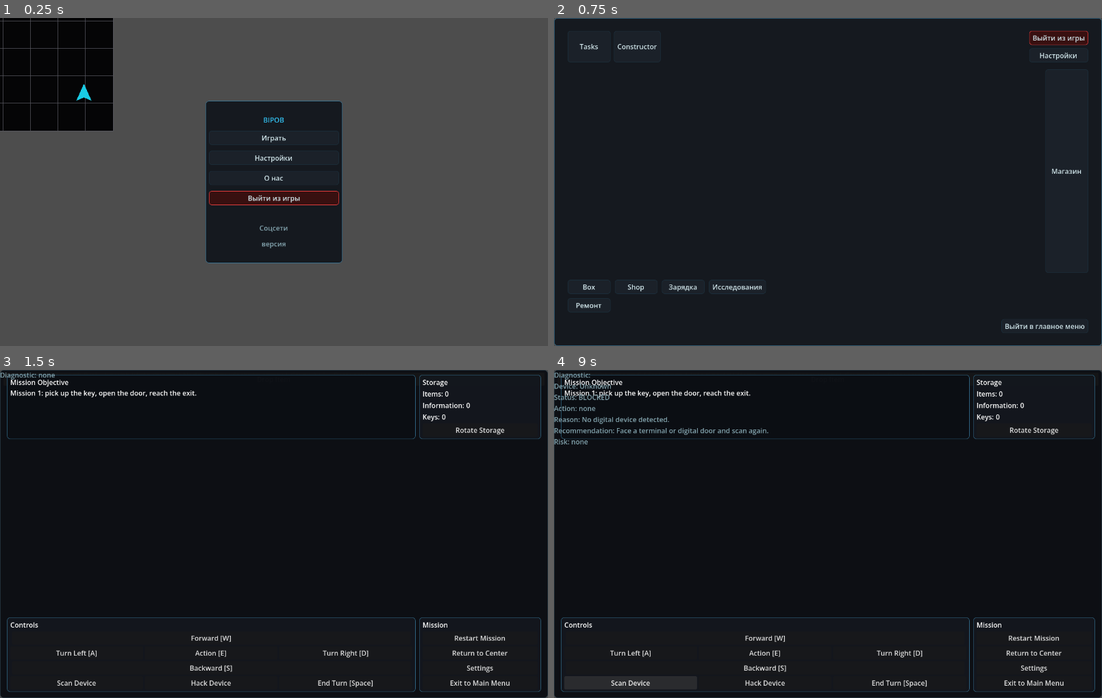
Above: before the commit, frames 1-4 (two rows, left to right).
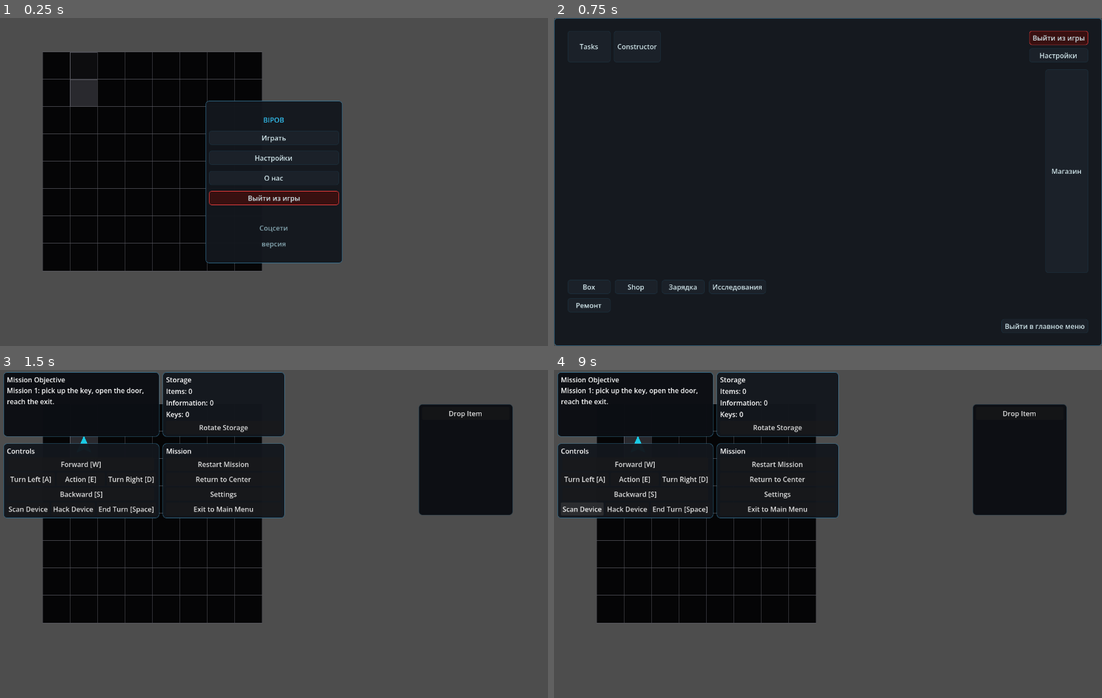
Above: after the commit, the same moments.

Repository: JUSTConnect/bibop
Game: Godot game, scene res://scenes/main.tscn
The game is run twice, just before and just after one commit, with the same random seed, the same clock (stepped at 60 frames per second) and the same inputs.
Inputs:
- Up to frame 1 (0.25 s): no input
- Up to frame 2 (0.75 s): click "Играть" at 0.5 s
- Up to frame 3 (1.5 s): click "Tasks" at 1.25 s
- Up to frame 4 (9 s): click "Restart Mission" at 2 s; click "Restart Mission" at 2.75 s; click "Restart Mission" at 3.5 s; click "Drop Item" at 4.25 s; click "Rotate Storage" at 5 s; click "Forward [W]" at 5.75 s; click "Turn Left [A]" at 6.5 s; click "Action [E]" at 7.25 s; click "Turn Right [D]" at 8 s; click "Scan Device" at 8.75 s

The runs differ from the first frame. In frame 1, 23% of the frame differs, in the area x 0-48%, y 0-78%; in frame 2, nothing differs; in frame 3, 63%; in frame 4, 63%, in the area x 0-100%, y 0-100%.

Commit message:
BIB-454 decouple runtime HUD from CommandPanel overlay

Diff:
--- a/scripts/ui/game_ui.gd
+++ b/scripts/ui/game_ui.gd
@@ -10,6 +10,7 @@
 
 var diagnostic_label: Label
 var runtime_mission_field_host: Control
+var runtime_hud_root: Control = null
 
 @onready var box_status_label: Label = $BoxScreen/PanelContainer/VBoxContainer/StatusLabel
 @onready var box_module_label: Label = $BoxScreen/PanelContainer/VBoxContainer/ModuleLabel
@@ -3027,6 +3028,7 @@
 	if field == null:
 		return
 	field.visible = true
+	field.z_index = 0
 	var field_rect: Rect2 = _get_runtime_field_rect()
 	if field_rect.size.x <= 0.0 or field_rect.size.y <= 0.0:
 		return
@@ -3042,27 +3044,29 @@
 	var player: Node2D = get_node_or_null("../Bipob") as Node2D
 	if player != null:
 		player.visible = true
+		player.z_index = 1
 		var body_marker: CanvasItem = player.get_node_or_null("Body") as CanvasItem
 		if body_marker != null:
 			body_marker.visible = true
 
 
+func _ensure_runtime_hud_root() -> Control:
+	if runtime_hud_root != null and is_instance_valid(runtime_hud_root):
+		return runtime_hud_root
+	runtime_hud_root = Control.new()
+	runtime_hud_root.name = "RuntimeHudRoot"
+	runtime_hud_root.set_anchors_preset(Control.PRESET_FULL_RECT)
+	runtime_hud_root.mouse_filter = Control.MOUSE_FILTER_IGNORE
+	runtime_hud_root.z_index = 50
+	add_child(runtime_hud_root)
+	return runtime_hud_root
+
+
 func _apply_runtime_hud_layout() -> void:
-	if command_panel == null:
-		return
-	command_panel.set_anchors_preset(Control.PRESET_FULL_RECT)
-	command_panel.offset_left = 0
-	command_panel.offset_top = 0
-	command_panel.offset_right = 0
-	command_panel.offset_bottom = 0
-	command_panel.size_flags_horizontal = Control.SIZE_EXPAND_FILL
-	command_panel.size_flags_vertical = Control.SIZE_EXPAND_FILL
-	command_panel.custom_minimum_size = Vector2.ZERO
-	var transparent_style := StyleBoxFlat.new()
-	transparent_style.bg_color = Color(0, 0, 0, 0)
-	transparent_style.set_border_width_all(0)
-	command_panel.add_theme_stylebox_override("panel", transparent_style)
-	command_panel.mouse_filter = Control.MOUSE_FILTER_PASS
+	var root: Control = _ensure_runtime_hud_root()
+	root.visible = true
+	for child in root.get_children():
+		child.queue_free()
 
 	if status_label != null:
 		status_label.visible = false
@@ -3071,19 +3075,14 @@
 	if diagnostic_label != null:
 		diagnostic_label.visible = false
 
-	var existing_root: Control = command_panel.get_node_or_null("RuntimeHudRoot")
-	if existing_root != null:
-		existing_root.queue_free()
-
 	var runtime_root := MarginContainer.new()
-	runtime_root.name = "RuntimeHudRoot"
 	runtime_root.add_theme_constant_override("margin_left", 8)
 	runtime_root.add_theme_constant_override("margin_right", 8)
 	runtime_root.add_theme_constant_override("margin_top", 5)
 	runtime_root.add_theme_constant_override("margin_bottom", 8)
 	runtime_root.size_flags_horizontal = Control.SIZE_EXPAND_FILL
 	runtime_root.size_flags_vertical = Control.SIZE_EXPAND_FILL
-	command_panel.add_child(runtime_root)
+	root.add_child(runtime_root)
 
 	var main_vbox := VBoxContainer.new()
 	main_vbox.add_theme_constant_override("separation", 8)
@@ -3160,15 +3159,12 @@
 	mission_field_panel.size_flags_vertical = Control.SIZE_EXPAND_FILL
 	mission_field_panel.mouse_filter = Control.MOUSE_FILTER_IGNORE
 	middle_hbox.add_child(mission_field_panel)
-	var mission_field_host := MarginContainer.new()
+	var mission_field_host := Control.new()
 	mission_field_host.name = "MissionFieldHost"
 	runtime_mission_field_host = mission_field_host
 	mission_field_host.size_flags_horizontal = Control.SIZE_EXPAND_FILL
 	mission_field_host.size_flags_vertical = Control.SIZE_EXPAND_FILL
-	mission_field_host.add_theme_constant_override("margin_left", 8)
-	mission_field_host.add_theme_constant_override("margin_right", 8)
-	mission_field_host.add_theme_constant_override("margin_top", 8)
-	mission_field_host.add_theme_constant_override("margin_bottom", 8)
+	mission_field_host.mouse_filter = Control.MOUSE_FILTER_IGNORE
 	mission_field_panel.add_child(mission_field_host)
 	var right_spacer := Control.new()
 	right_spacer.custom_minimum_size = Vector2(_get_runtime_sidebar_width(), 0)
@@ -3251,6 +3247,8 @@
 		if button != null:
 			button.size_flags_horizontal = Control.SIZE_EXPAND_FILL
 			button.focus_mode = Control.FOCUS_NONE
+	if command_panel != null:
+		command_panel.visible = false
 
 	if hint_label != null and not hint_label.text.is_empty() and mission_goal_value_label != null:
 		mission_goal_value_label.text = hint_label.text
@@ -3270,7 +3268,7 @@
 	if box_screen != null:
 		box_screen.visible = false
 	if command_panel != null:
-		command_panel.visible = true
+		command_panel.visible = false
 	_configure_box_layout()
 	_apply_box_screen_fullscreen_layout()
 	_ensure_action_panel_scrollable()
@@ -3507,16 +3505,20 @@
 		mission_constructor_root.visible = false
 	if box_screen != null:
 		box_screen.visible = false
+	if runtime_hud_root != null and is_instance_valid(runtime_hud_root):
+		runtime_hud_root.visible = false
 
 func _set_gameplay_visible(visible_state: bool) -> void:
 	if command_panel != null:
-		command_panel.visible = visible_state
+		command_panel.visible = false
+	if runtime_hud_root != null and is_instance_valid(runtime_hud_root):
+		runtime_hud_root.visible = visible_state
 	if status_label != null:
-		status_label.visible = visible_state
+		status_label.visible = false
 	if hint_label != null:
-		hint_label.visible = visible_state
+		hint_label.visible = false
 	if diagnostic_label != null:
-		diagnostic_label.visible = visible_state
+		diagnostic_label.visible = false
 
 	var gameplay_nodes: Array[String] = [
 		"../GridRoot",
@@ -3572,6 +3574,7 @@
 	app_screen_mode = AppScreenMode.GAMEPLAY
 	box_opened_from_center = false
 	_hide_all_app_screens()
+	_apply_runtime_hud_layout()
 	_set_gameplay_visible(true)
 	_on_start_mission_button_pressed()
 	call_deferred("_attach_runtime_gameplay_view")
@@ -3762,9 +3765,9 @@
 		_apply_box_screen_fullscreen_layout()
 		if box_menu_mode == BoxMenuMode.EXTERNAL or box_menu_mode == BoxMenuMode.INTERNAL:
 			update_box_status()
-	if command_panel != null and command_panel.visible:
+	if runtime_hud_root != null and is_instance_valid(runtime_hud_root) and runtime_hud_root.visible:
 		_apply_runtime_hud_layout()
-		call_deferred("_apply_runtime_gameplay_field_transform")
+		call_deferred("_attach_runtime_gameplay_view")
 func _apply_box_screen_fullscreen_layout() -> void:
 	if box_screen == null:
 		return
